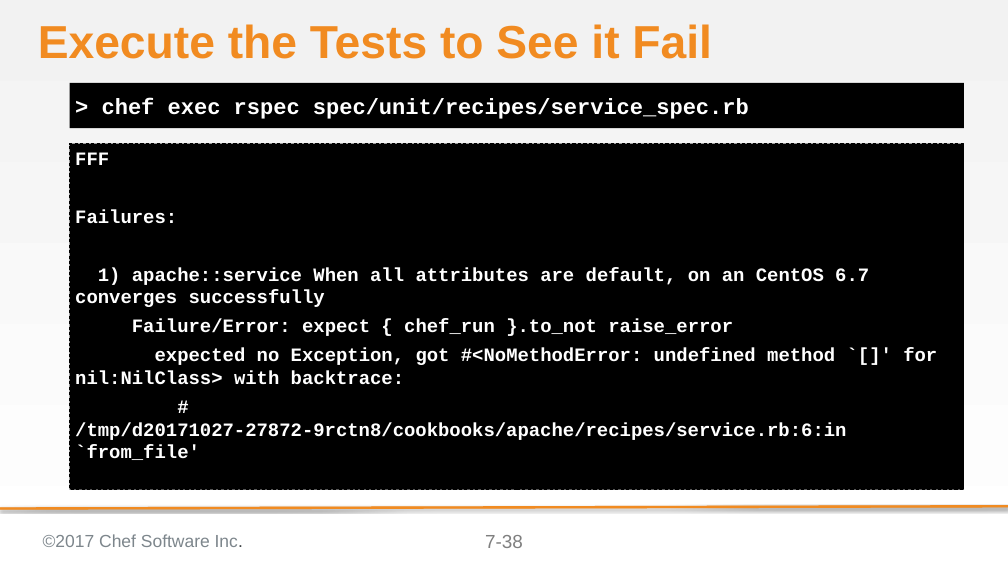
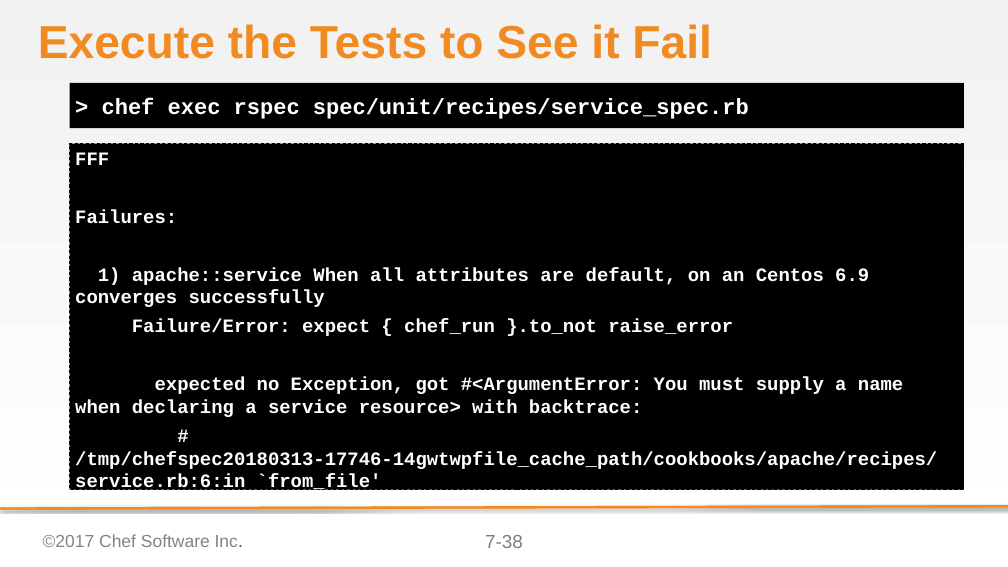
Before and after one commit to ericheiser/chef-intermediate, a slide deck: slide 38 of 07-refactoring_to_attributes.pptx. Drawn at 1008x567 pixels with LibreOffice and Linux fonts; fonts in the diff are those of the drawing; background and template pictures are left out. Boxes give left, top, right and bottom in pixels: in the first picture for what was removed or moved away, otherwise in the second. Text is boxed around its words. In the diff, an @@ line names an element or a change of style, - is before the commit and + after.

```diff
--- a/07-refactoring_to_attributes.pptx
+++ b/07-refactoring_to_attributes.pptx
@@ text at (75, 268, 869, 307): text changed @@
-1) apache::service When all attributes are default, on an CentOS 6.7 converges successfully
+1) apache::service When all attributes are default, on an Centos 6.9 converges successfully
@@ text at (75, 377, 937, 493): text changed @@
-expected no Exception, got #<NoMethodError: undefined method `[]' for nil:NilClass> with backtrace:
-# /tmp/d20171027-27872-9rctn8/cookbooks/apache/recipes/service.rb:6:in `from_file'
+expected no Exception, got #<ArgumentError: You must supply a name when declaring a service resource> with backtrace:
+# /tmp/chefspec20180313-17746-14gwtwpfile_cache_path/cookbooks/apache/recipes/service.rb:6:in `from_file'
```
Also in this commit, not shown: 5 other slides changed, 4 slides added, 2 other files.
